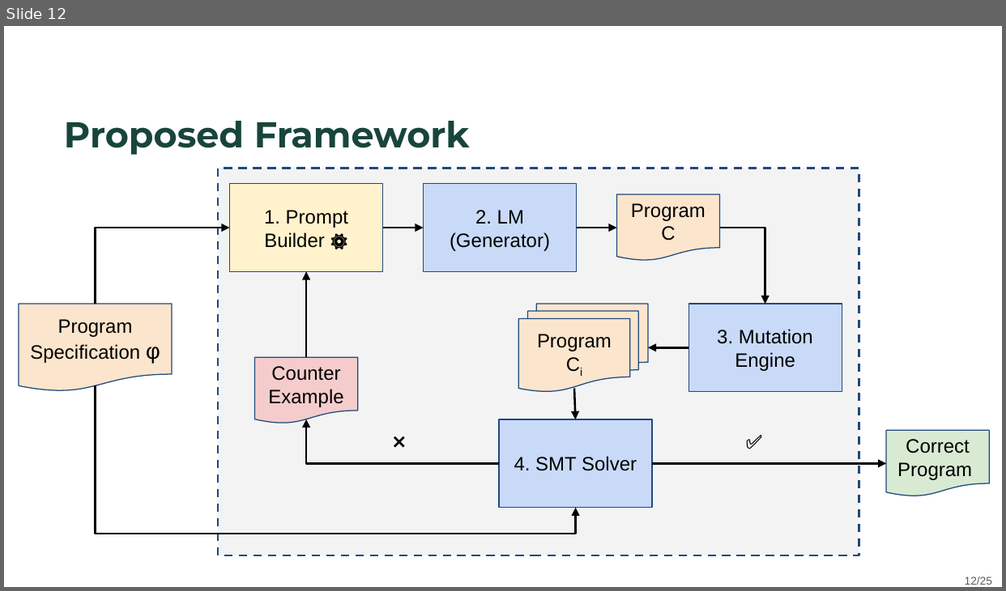
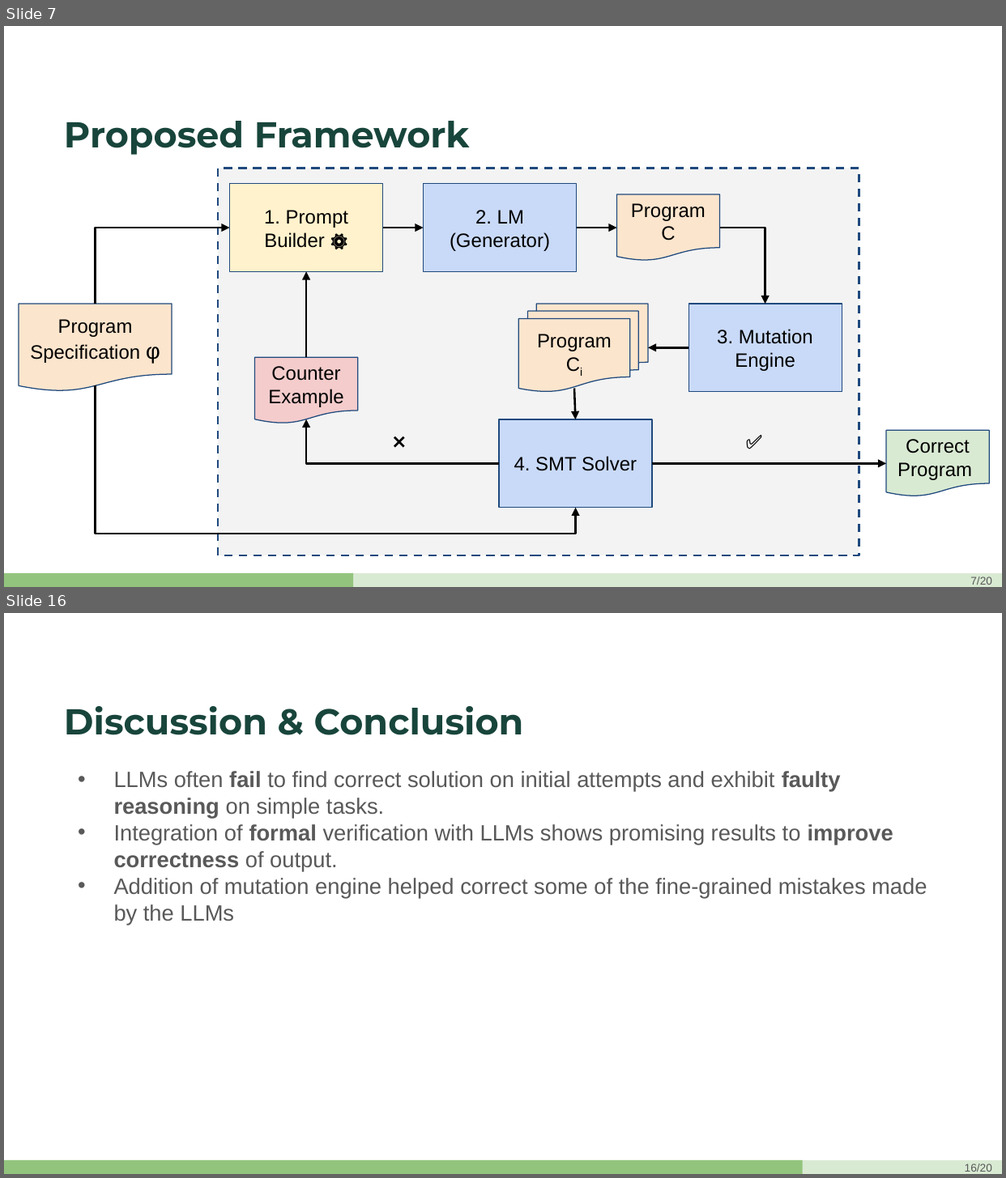
Before and after one commit to ayaanmayooq/LLM-verification-CEGIS, a slide deck: presentation.pptx. Shown one above the other, each under a label of ours: slide 12 before the commit, slides 7 and 16 after it; the slides between them are not shown. The pictures are 1006x591 and 1006x1178 pixels, drawn with LibreOffice and Linux fonts; fonts in the diff are those of the drawing; background and template pictures are left out. Boxes give left, top, right and bottom in pixels: in the first picture for what was removed or moved away, otherwise in the second. Text is boxed around its words. In the diff, an @@ line names an element or a change of style, - is before the commit and + after.

```diff
--- a/presentation.pptx
+++ b/presentation.pptx
@@ slide 16 added at [4, 613, 1002, 1174], background #FFFFFF @@
@@ title added at [64, 706, 524, 735], 26 pt, text #18453B, bold @@
+Discussion & Conclusion
@@ text added at [114, 771, 927, 925], 16 pt, text #595959 @@
+• LLMs often fail to find correct solution on initial attempts and exhibit faulty reasoning on simple tasks.
+• Integration of formal verification with LLMs shows promising results to improve correctness of output.
+• Addition of mutation engine helped correct some of the fine-grained mistakes made by the LLMs
@@ rectangle added at [4, 1161, 1002, 1174], fill #D9EAD3 @@
@@ rectangle added at [4, 1161, 803, 1174], fill #93C47D @@
@@ page number added at [965, 1164, 992, 1172], 8 pt, text #595959 @@
+16/20
@@ what was slide 12 is now slide 7 @@
@@ slide 7 changed as well @@
@@ rectangle added at [4, 574, 1002, 587], fill #D9EAD3 @@
@@ rectangle added at [4, 574, 353, 587], fill #93C47D @@
@@ page number at [970, 577, 992, 585]: text changed @@
-12/25
+7/20
```
Also in this commit, not shown: 23 other slides changed, 14 other slides added, 4 slides removed.
